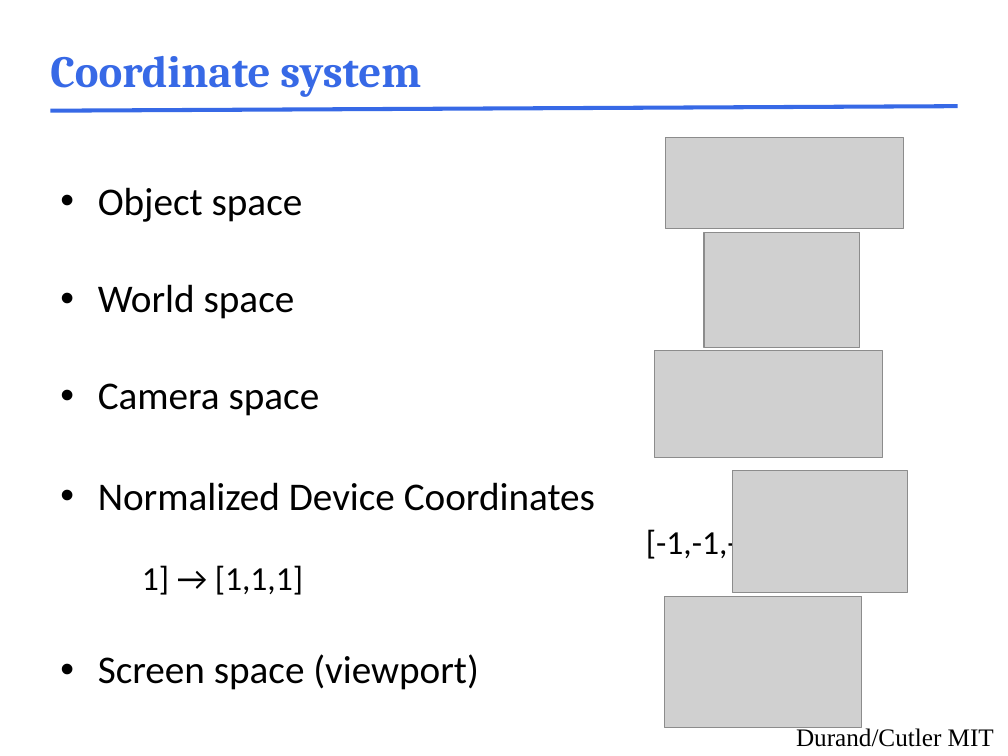
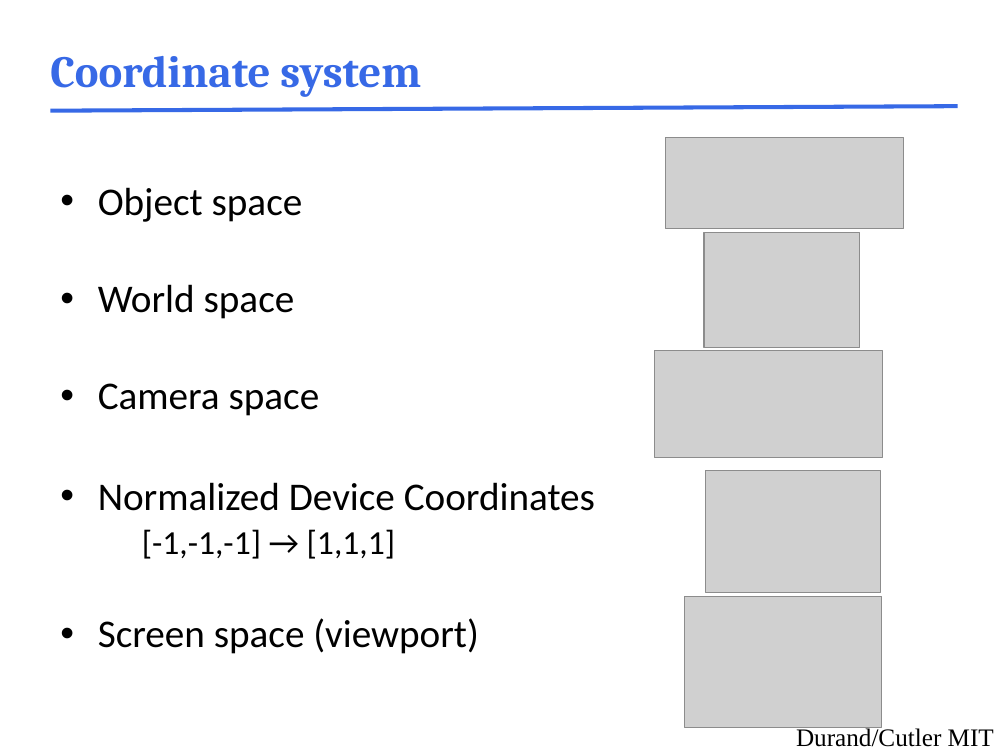
Before and after one commit to schreckc/schreckc.github.io, a slide deck: slide 2 of cours/graphics_transfo.odp. Drawn at 1008x756 pixels with LibreOffice and Linux fonts; fonts in the diff are those of the drawing; grey boxes stand for pictures. Boxes give left, top, right and bottom in pixels: in the first picture for what was removed or moved away, otherwise in the second. Text is boxed around its words. In the diff, an @@ line names an element or a change of style, - is before the commit and + after.

Commit message:
slides + lien shadertoy

```diff
--- a/cours/graphics_transfo.odp
+++ b/cours/graphics_transfo.odp
@@ text "Object space" rewrapped from (98,187,738,690) to (98,187,595,654) @@
@@ picture: place and size @@
-picture at (733,471,907,593)
+picture at (706,471,880,593)
@@ picture: place and size @@
-picture at (664,596,862,727)
+picture at (684,596,882,727)
```
Also in this commit, not shown: 1 other file.
